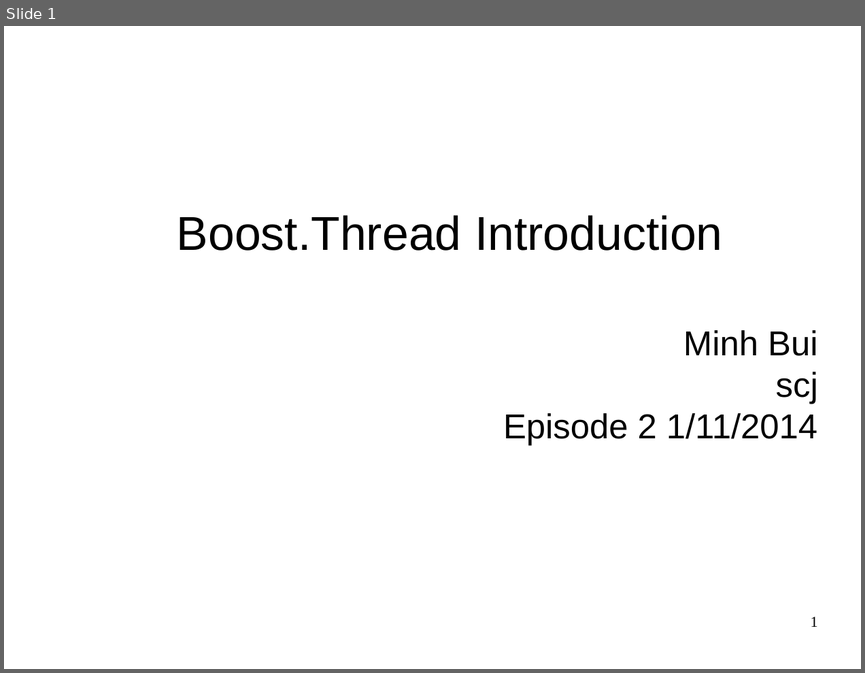
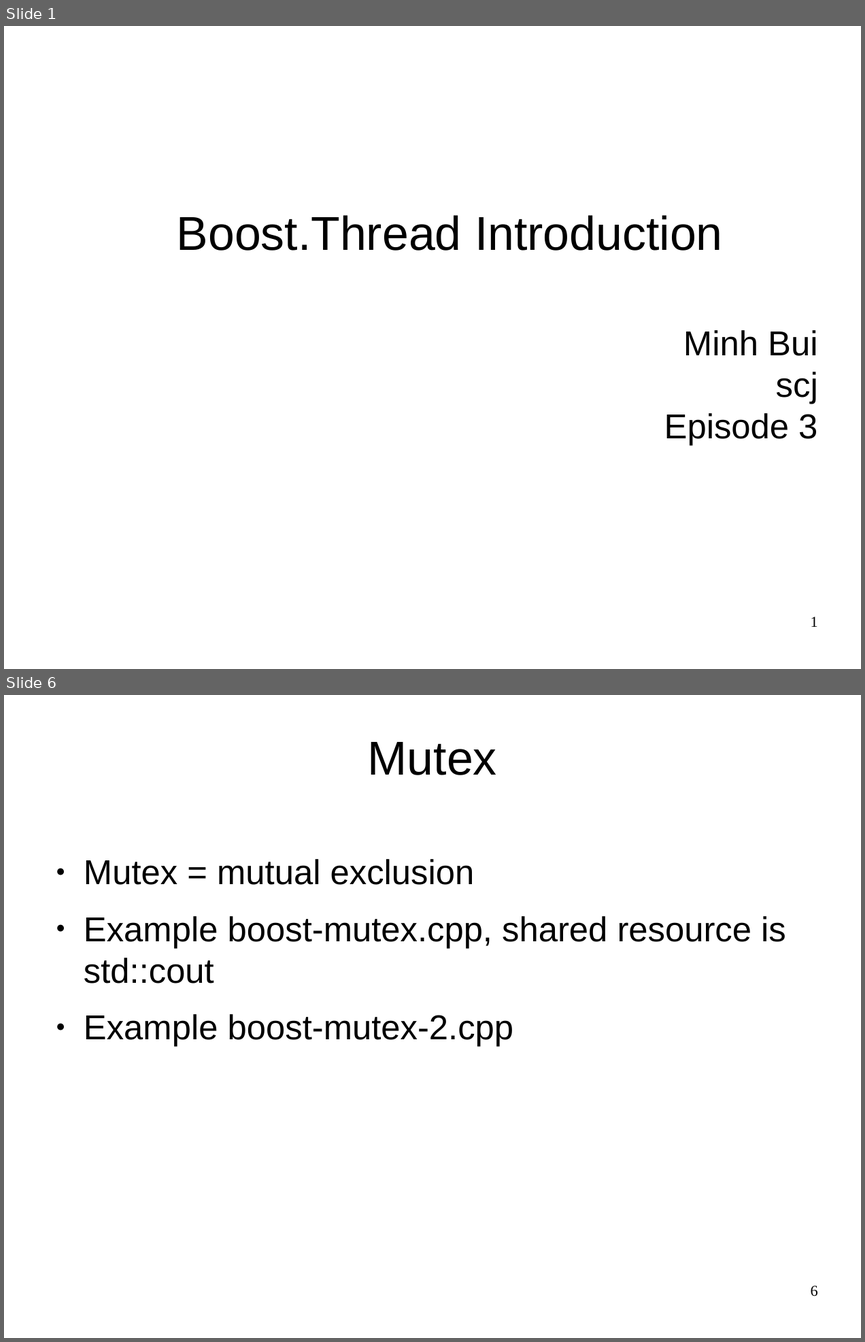
Before and after one commit to codengrow/scj, a slide deck: season1/episode3/Boost.thread-intro.odp. Shown one above the other, each under a label of ours: slide 1 before the commit, slides 1 and 6 after it; the slides between them are not shown. The pictures are 865x673 and 865x1342 pixels, drawn with LibreOffice and Linux fonts; fonts in the diff are those of the drawing; background and template pictures are left out. Boxes give left, top, right and bottom in pixels: in the first picture for what was removed or moved away, otherwise in the second. Text is boxed around its words. In the diff, an @@ line names an element or a change of style, - is before the commit and + after.

```diff
--- a/season1/episode3/Boost.thread-intro.odp
+++ b/season1/episode3/Boost.thread-intro.odp
@@ slide 6 added at [4,695,861,1338], background picture (left out) @@
@@ title added at [368,742,497,775], 44 pt, text #000000 @@
+Mutex
@@ text added at [84,859,786,1047], 32 pt, text #000000 @@
+● Mutex = mutual exclusion
+● Example boost-mutex.cpp, shared resource is std::cout
+● Example boost-mutex-2.cpp
@@ page number added at [810,1285,818,1296], 14 pt, text #000000 @@
+6
@@ slide 1 changed as well @@
@@ subtitle at [664,413,817,446]: text changed @@
-Episode 2 1/11/2014
+Episode 3
```
Also in this commit, not shown: 3 other slides changed, 3 other slides added, 4 slides removed.
